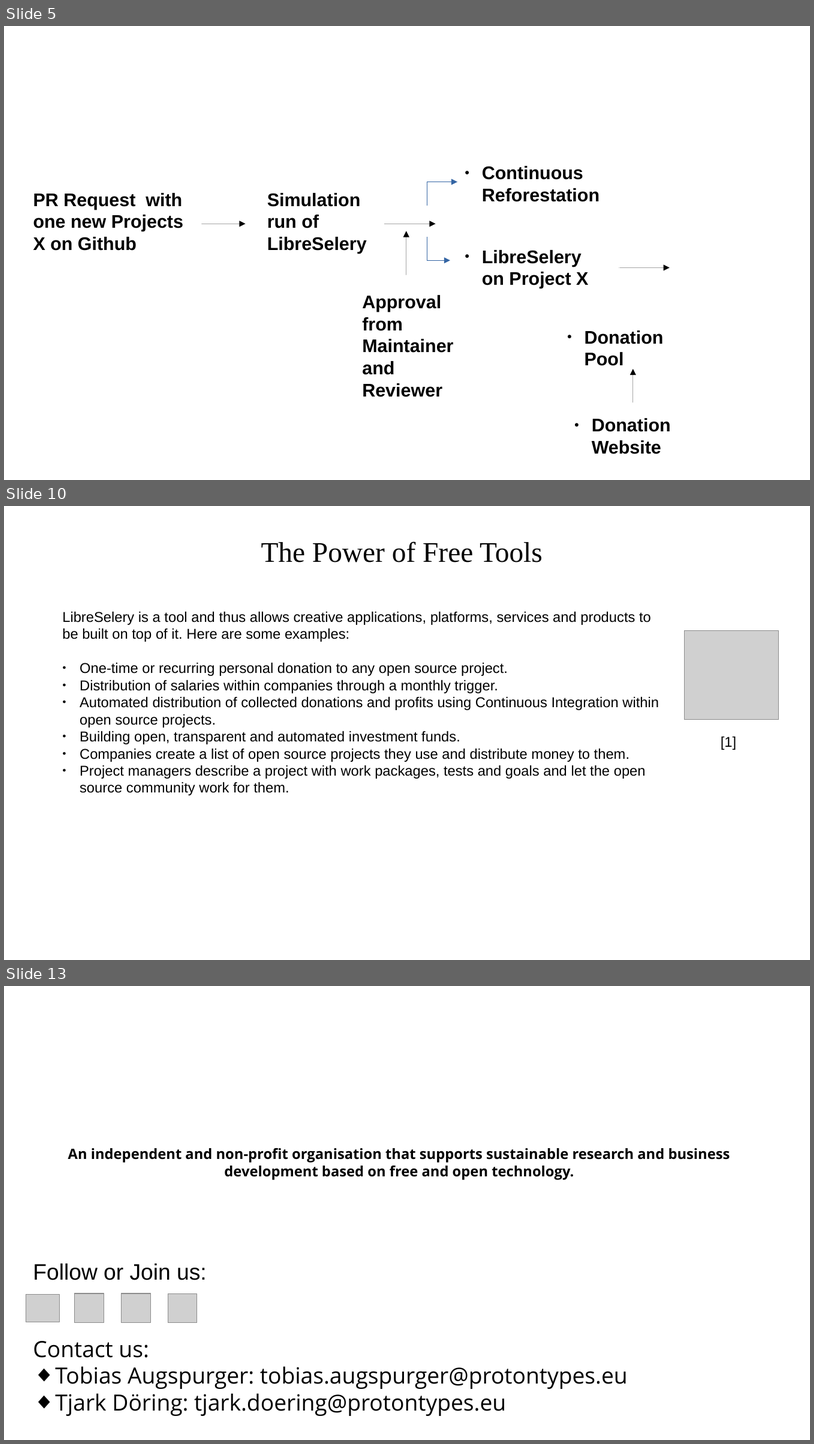
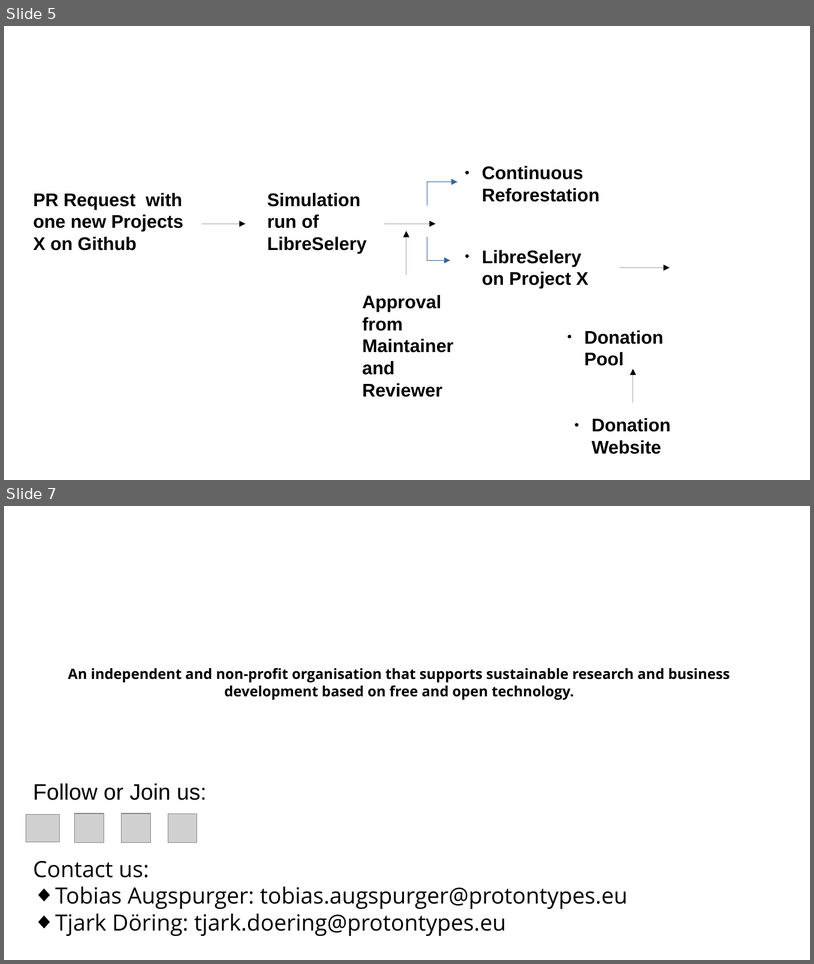
Before and after one commit to protontypes/documents, a slide deck: slides/protontypes_roadmap.odp. Shown one above the other, each under a label of ours: slides 5, 10 and 13 before the commit, slides 5 and 7 after it; the slides between them are not shown. The pictures are 814x1444 and 814x964 pixels, drawn with LibreOffice and Linux fonts; fonts in the diff are those of the drawing; grey boxes stand for pictures; background and template pictures are left out. Boxes give left, top, right and bottom in pixels: in the first picture for what was removed or moved away, otherwise in the second. Text is boxed around its words. In the diff, an @@ line names an element or a change of style, - is before the commit and + after.

```diff
--- a/slides/protontypes_roadmap.odp
+++ b/slides/protontypes_roadmap.odp
@@ slide 10 removed at (x1=4, y1=506, x2=810, y2=960), background #FFFFFF @@
@@ text removed at (x1=261, y1=541, x2=543, y2=562) @@
-The Power of Free Tools
@@ text removed at (x1=62, y1=611, x2=659, y2=795) @@
-LibreSelery is a tool and thus allows creative applications, platforms, services and products to be built on top of it. Here are some examples:
-● One-time or recurring personal donation to any open source project.
-● Distribution of salaries within companies through a monthly trigger.
-● Automated distribution of collected donations and profits using Continuous Integration within open source projects.
-● Building open, transparent and automated investment funds.
-● Companies create a list of open source projects they use and distribute money to them.
-● Project managers describe a project with work packages, tests and goals and let the open source community work for them.
@@ picture removed at (x1=684, y1=630, x2=779, y2=720) @@
@@ text removed at (x1=721, y1=736, x2=737, y2=750) @@
-[1]
@@ what was slide 13 is now slide 7 @@
```
Also in this commit, not shown: 1 slide changed, 1 slide added, 6 other slides removed, 2 other files.
